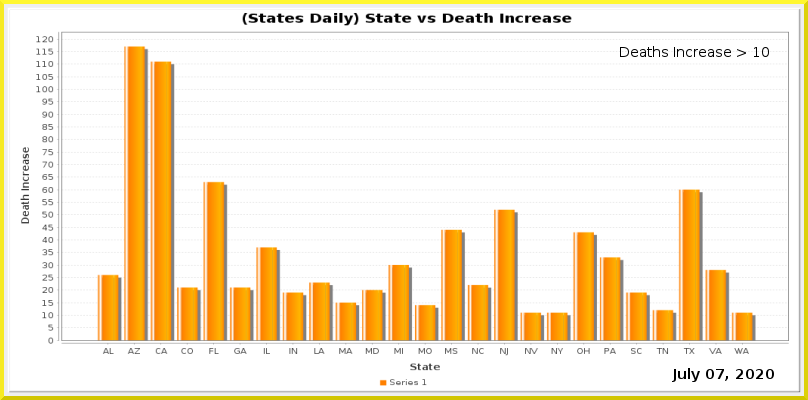
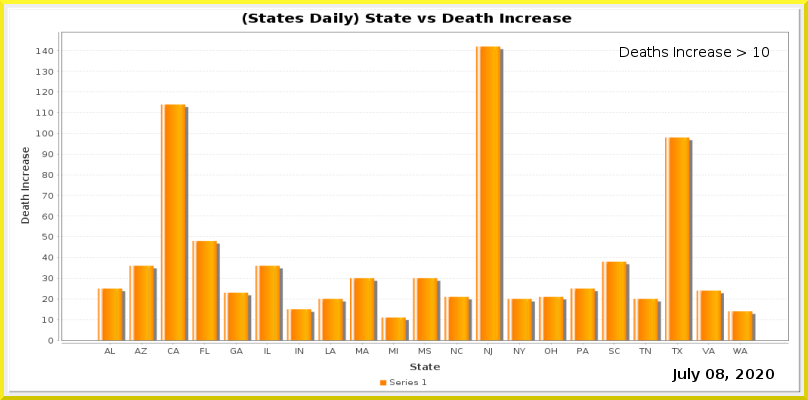
The second w=808, h=400 image is a revision of the first. Changes to its layers:
painted on "Current Date" over [716, 369, 724, 379]
painted on "Date_vs_TestIncrease.png" over [36, 36, 789, 356]
